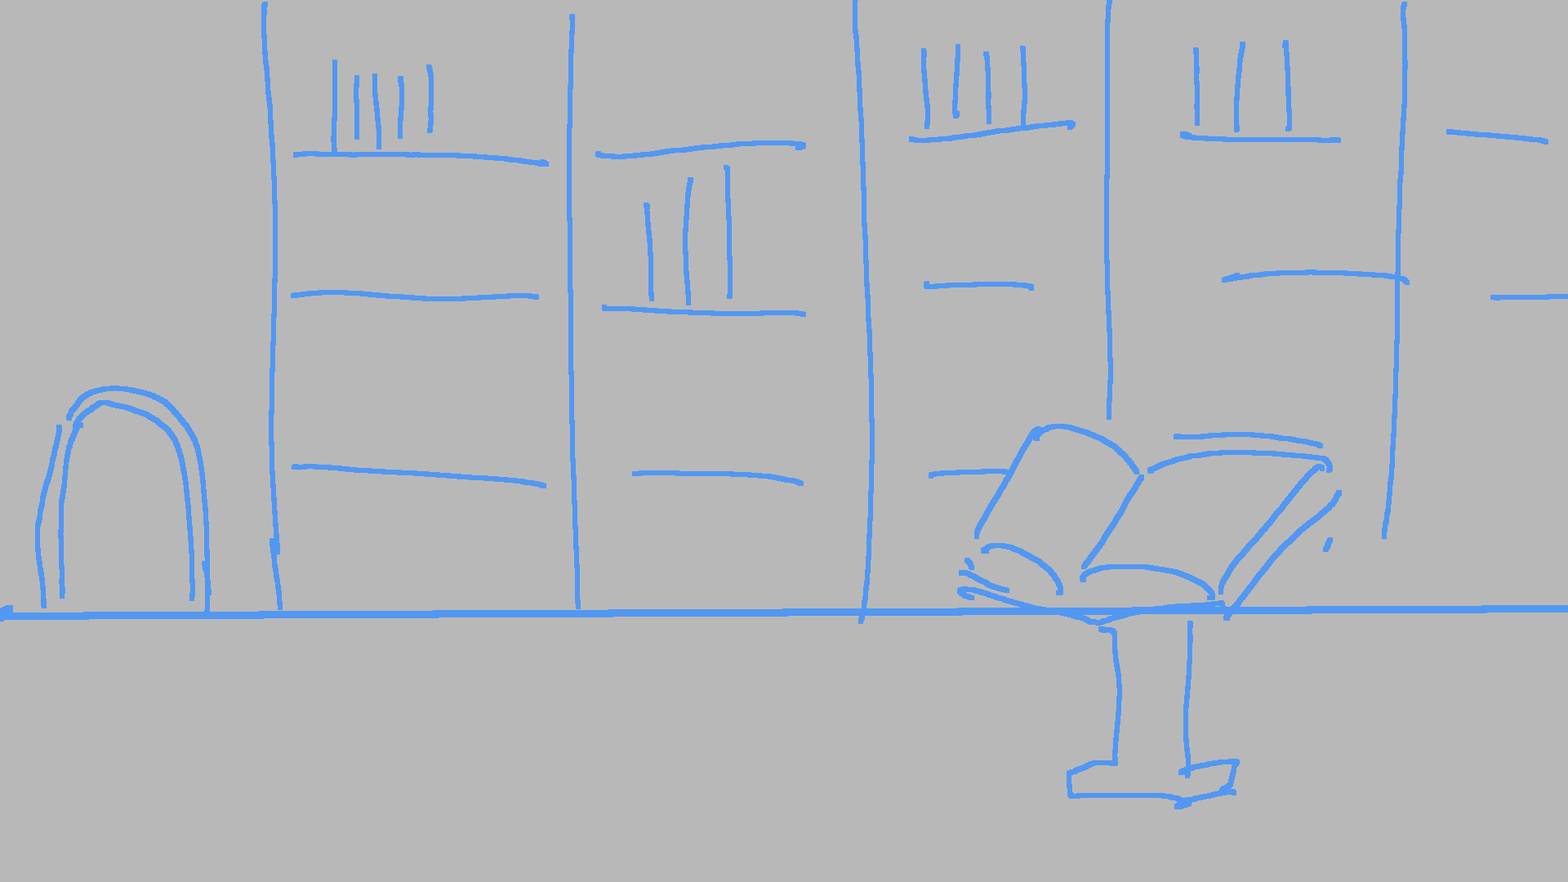
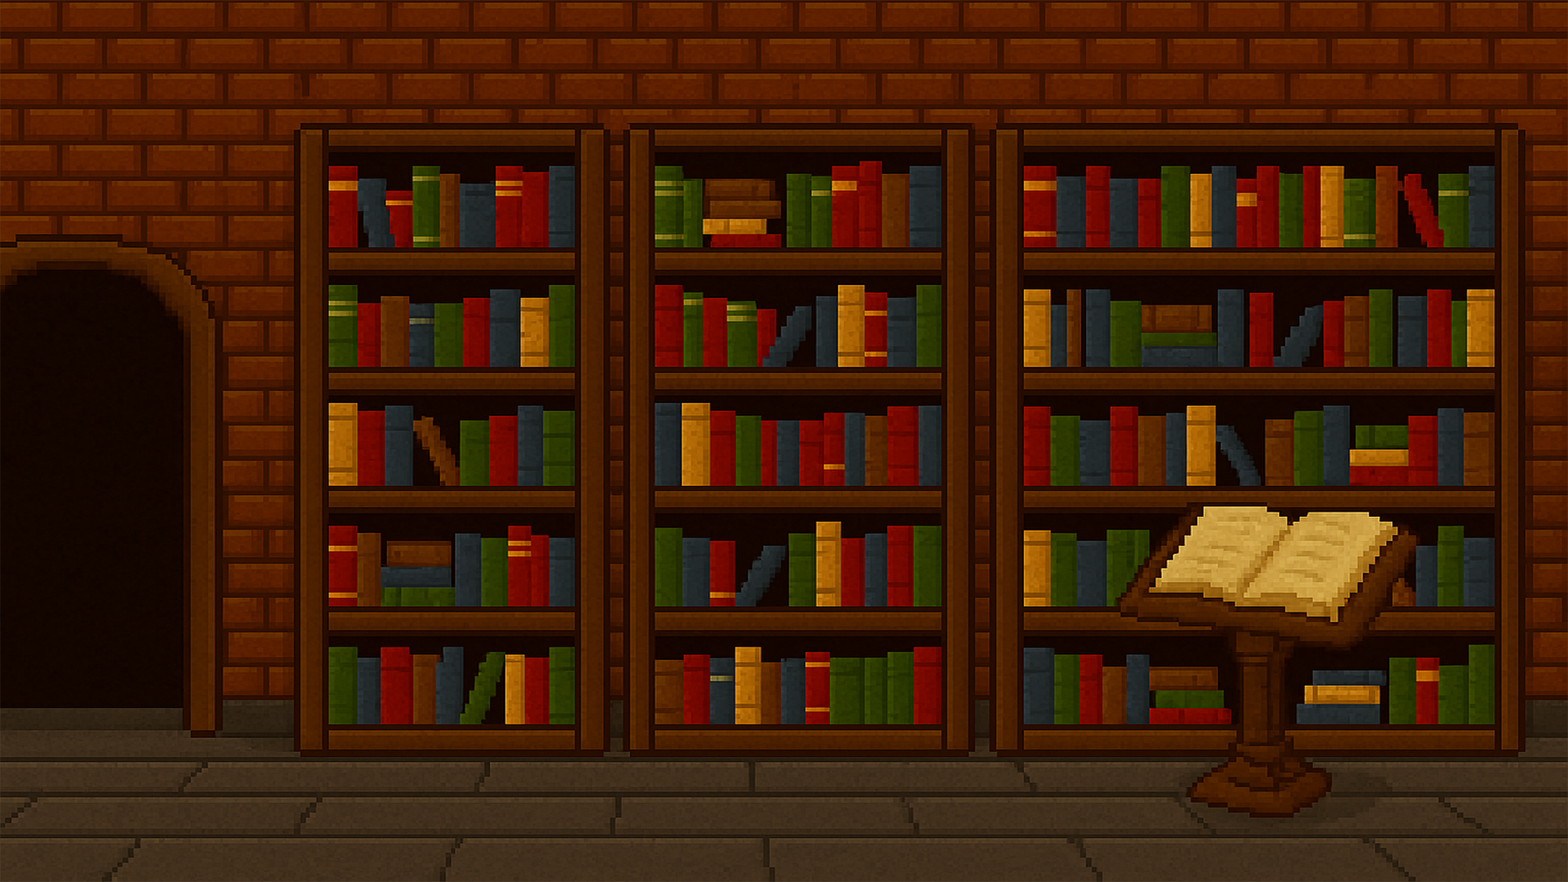
Layer changes from the first 1568px x 882px image to the second:
added layer "도서관_지피띠니" above "Layer 1" over (x1=0, y1=0, x2=1568, y2=882)